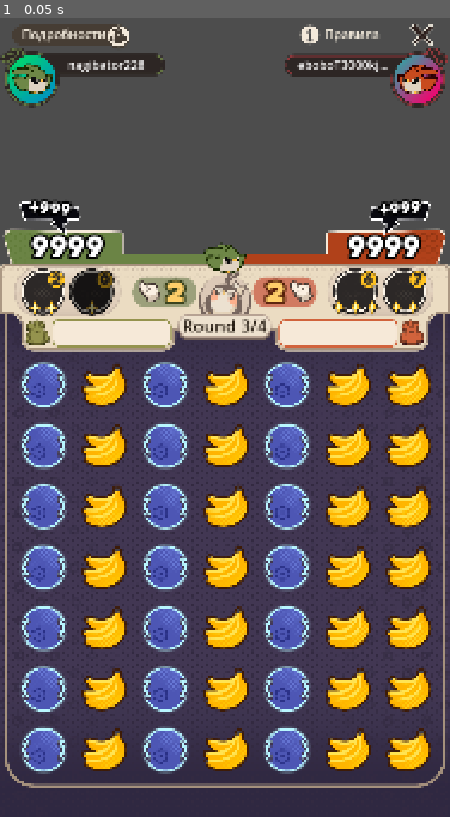
Above: before the commit, frame 1.
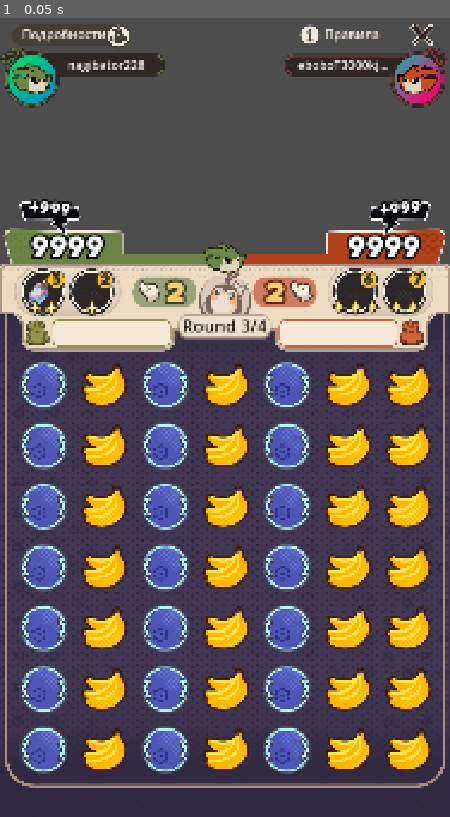
Above: after the commit, the same moment.

Repository: kakachaDev/origami-battle-godot
Game: Godot game, scene res://Assets/Scenes/game.tscn
Two runs of this game, one before a commit and one after it. Both use one fixed random seed, a clock stepped at 60 frames per second and the inputs below. The project has no main scene, so this scene is started directly.
Inputs:
- Up to frame 1 (0.05 s): no input

The runs differ from the first frame. In frame 1, 0.3% of the frame differs, in the area x 6-25%, y 31-38%.

Commit message:
small updates

Diff:
--- a/Assets/Prefabs/ActiveSkillBase.tscn
+++ b/Assets/Prefabs/ActiveSkillBase.tscn
@@ -1,19 +1,20 @@
-[gd_scene format=3 uid="uid://cactivskbase1"]
+[gd_scene format=3 uid="uid://8nhbmbocunoe"]
 
-[ext_resource type="Script" path="res://Assets/Scripts/ActiveSkillBase.gd" id="1_script"]
+[ext_resource type="Script" uid="uid://cmq0goao3euoa" path="res://Assets/Scripts/ActiveSkillBase.gd" id="1_script"]
 [ext_resource type="Texture2D" uid="uid://c2ubop4yuc304" path="res://Assets/Sprites/Skills/Active_butt.png" id="2_butt"]
 [ext_resource type="Texture2D" uid="uid://bt6hahpwfyy4f" path="res://Assets/Sprites/Skills/STAR.png" id="3_star"]
 [ext_resource type="Texture2D" uid="uid://dgki6jwcxnta4" path="res://Assets/Sprites/Skills/Quantity.png" id="4_qty"]
 [ext_resource type="FontFile" uid="uid://ccwwltsq0oe2h" path="res://Assets/Fonts/Original/Chicoree Em. Bold.otf" id="5_font"]
 
-[node name="ActiveSkillBase" type="TextureButton"]
+[node name="ActiveSkillBase" type="TextureButton" unique_id=2028963169]
 offset_right = 110.0
 offset_bottom = 110.0
 pivot_offset_ratio = Vector2(0.5, 0.5)
 texture_normal = ExtResource("2_butt")
 script = ExtResource("1_script")
+count = 2
 
-[node name="Icon" type="TextureRect" parent="."]
+[node name="Icon" type="TextureRect" parent="." unique_id=2126571018]
 layout_mode = 1
 anchors_preset = 8
 anchor_left = 0.5
@@ -26,8 +27,9 @@
 offset_bottom = 33.5
 grow_horizontal = 2
 grow_vertical = 2
+stretch_mode = 2
 
-[node name="Rank" type="HBoxContainer" parent="."]
+[node name="Rank" type="HBoxContainer" parent="." unique_id=458743351]
 layout_mode = 1
 anchors_preset = 8
 anchor_left = 0.5
@@ -42,19 +44,21 @@
 grow_vertical = 2
 alignment = 1
 
-[node name="Star1" type="TextureRect" parent="Rank"]
+[node name="Star1" type="TextureRect" parent="Rank" unique_id=1033438441]
 layout_mode = 2
 texture = ExtResource("3_star")
 
-[node name="Star2" type="TextureRect" parent="Rank"]
+[node name="Star2" type="TextureRect" parent="Rank" unique_id=390904829]
+visible = false
 layout_mode = 2
 texture = ExtResource("3_star")
 
-[node name="Star3" type="TextureRect" parent="Rank"]
+[node name="Star3" type="TextureRect" parent="Rank" unique_id=1226168684]
+visible = false
 layout_mode = 2
 texture = ExtResource("3_star")
 
-[node name="Count" type="TextureRect" parent="."]
+[node name="Count" type="TextureRect" parent="." unique_id=186911842]
 layout_mode = 1
 anchors_preset = 8
 anchor_left = 0.5
@@ -69,7 +73,7 @@
 grow_vertical = 2
 texture = ExtResource("4_qty")
 
-[node name="Text" type="Label" parent="Count"]
+[node name="Text" type="Label" parent="Count" unique_id=963952177]
 layout_mode = 1
 anchors_preset = 8
 anchor_left = 0.5
@@ -85,6 +89,6 @@
 theme_override_colors/font_color = Color(0.18431373, 0.17254902, 0.16862746, 1)
 theme_override_fonts/font = ExtResource("5_font")
 theme_override_font_sizes/font_size = 36
-text = "0"
+text = "2"
 horizontal_alignment = 1
 vertical_alignment = 1
--- a/Assets/Prefabs/PassiveStack.tscn
+++ b/Assets/Prefabs/PassiveStack.tscn
@@ -1,8 +1,14 @@
-[gd_scene format=3 uid="uid://cpassstack01a"]
+[gd_scene format=3 uid="uid://d1s64dis7nal5"]
 
-[ext_resource type="Script" path="res://Assets/Scripts/PassiveStack.gd" id="1_script"]
+[ext_resource type="Script" uid="uid://cibcs8a3g4h8i" path="res://Assets/Scripts/PassiveStack.gd" id="1_script"]
 
-[node name="PassiveStack" type="Control"]
+[node name="PassiveStack" type="Control" unique_id=2062779345]
+layout_mode = 3
+anchors_preset = 0
 offset_right = 280.0
 offset_bottom = 52.0
 script = ExtResource("1_script")
+max_count = 8
+current_count = 2
+icon_size = 51.0
+max_spacing = 35.0
--- a/Assets/Scenes/game.tscn
+++ b/Assets/Scenes/game.tscn
@@ -11,21 +11,14 @@
 [ext_resource type="Texture2D" uid="uid://3tk14n41m3lg" path="res://Assets/Sprites/Hotbar/SCORE_BIRD_RED.png" id="9_kvw2h"]
 [ext_resource type="Texture2D" uid="uid://cm70jpujus14k" path="res://Assets/Sprites/Hotbar/HOTBAR.png" id="10_dm1m1"]
 [ext_resource type="FontFile" uid="uid://ccwwltsq0oe2h" path="res://Assets/Fonts/Original/Chicoree Em. Bold.otf" id="11_8lgte"]
-[ext_resource type="PackedScene" uid="uid://cpassstack01a" path="res://Assets/Prefabs/PassiveStack.tscn" id="12_pssv1"]
-[ext_resource type="Resource" uid="uid://dpassred0001a" path="res://Assets/Resources/PassiveStacks/Red.tres" id="13_red01"]
-[ext_resource type="Resource" uid="uid://dpassgreen01a" path="res://Assets/Resources/PassiveStacks/Green.tres" id="14_grn01"]
+[ext_resource type="PackedScene" uid="uid://d1s64dis7nal5" path="res://Assets/Prefabs/PassiveStack.tscn" id="12_pssv1"]
 [ext_resource type="Texture2D" uid="uid://vkdn0oa364pa" path="res://Assets/Sprites/Hotbar/+SCORE.png" id="16_4cxsk"]
-[ext_resource type="Texture2D" uid="uid://c2ubop4yuc304" path="res://Assets/Sprites/Skills/Active_butt.png" id="17_8lgte"]
-[ext_resource type="Texture2D" uid="uid://b0monntq2ijma" path="res://Assets/Sprites/Skills/SkillIcons/Cube.png" id="18_cm1bx"]
-[ext_resource type="Texture2D" uid="uid://bt6hahpwfyy4f" path="res://Assets/Sprites/Skills/STAR.png" id="19_1iytr"]
-[ext_resource type="Texture2D" uid="uid://dgki6jwcxnta4" path="res://Assets/Sprites/Skills/Quantity.png" id="20_wh2ge"]
-[ext_resource type="Texture2D" uid="uid://1f6chxldo56n" path="res://Assets/Sprites/Skills/SkillIcons/Lube.png" id="21_eca7d"]
-[ext_resource type="Texture2D" uid="uid://dk1osimvxvc2i" path="res://Assets/Sprites/Skills/SkillIcons/Hand.png" id="22_4cxsk"]
-[ext_resource type="Texture2D" uid="uid://lrlmgag4xscw" path="res://Assets/Sprites/Skills/SkillIcons/Baloon.png" id="23_1umtg"]
+[ext_resource type="Texture2D" uid="uid://c32opqsx2gnv6" path="res://Assets/Sprites/Skills/SkillIcons/Botle.png" id="19_dri85"]
+[ext_resource type="Script" uid="uid://b8245uf57ffhp" path="res://Assets/Scripts/SkillData.gd" id="20_ui87a"]
 [ext_resource type="Texture2D" uid="uid://dik5gv8wn81uu" path="res://Assets/Sprites/Gems/Blue_bomb.png" id="24_mcygk"]
 [ext_resource type="Texture2D" uid="uid://cur5e5o0768fx" path="res://Assets/Sprites/Gems/Bomb_LeftRight.png" id="25_1v65n"]
 [ext_resource type="Texture2D" uid="uid://wxul8g6hsc2v" path="res://Assets/Sprites/Gems/Banana_base.png" id="26_qudcs"]
-[ext_resource type="PackedScene" uid="uid://cactivskbase1" path="res://Assets/Prefabs/ActiveSkillBase.tscn" id="27_absk1"]
+[ext_resource type="PackedScene" uid="uid://8nhbmbocunoe" path="res://Assets/Prefabs/ActiveSkillBase.tscn" id="27_absk1"]
 [ext_resource type="PackedScene" uid="uid://cscoreline001" path="res://Assets/Prefabs/ScoreLine.tscn" id="28_scln1"]
 
 [sub_resource type="StyleBoxFlat" id="StyleBoxFlat_1umtg"]
@@ -52,6 +45,13 @@
 gradient = SubResource("Gradient_qudcs")
 fill_from = Vector2(0.9427083, 0.9357639)
 fill_to = Vector2(0, 0)
+
+[sub_resource type="Resource" id="Resource_gvrie"]
+script = ExtResource("20_ui87a")
+skill_name = "asdasd"
+description = "sada"
+icon = ExtResource("19_dri85")
+metadata/_custom_type_script = "uid://b8245uf57ffhp"
 
 [node name="Game" type="Control" unique_id=1685284791]
 custom_minimum_size = Vector2(1080, 1920)
@@ -2369,35 +2369,35 @@
 horizontal_alignment = 1
 vertical_alignment = 1
 
-[node name="L_PassiveStack" parent="HotBar" instance=ExtResource("12_pssv1")]
-layout_mode = 1
+[node name="L_PassiveStack" parent="HotBar" unique_id=1057296643 instance=ExtResource("12_pssv1")]
+layout_mode = 1
+anchors_preset = -1
 anchor_left = 0.24800001
 anchor_top = 0.76100004
 anchor_right = 0.24800001
 anchor_bottom = 0.76100004
-offset_left = -139.84003
+offset_left = -127.84003
 offset_top = -26.041016
-offset_right = 140.15997
+offset_right = 128.15997
 offset_bottom = 25.958984
 grow_vertical = 0
-stack_data = ExtResource("13_red01")
-max_count = 7
+max_count = 3
 current_count = 3
-
-[node name="R_PassiveStack" parent="HotBar" instance=ExtResource("12_pssv1")]
-layout_mode = 1
+max_spacing = 16.0
+
+[node name="R_PassiveStack" parent="HotBar" unique_id=21262380 instance=ExtResource("12_pssv1")]
+layout_mode = 1
+anchors_preset = -1
 anchor_left = 0.75100005
 anchor_top = 0.76100004
 anchor_right = 0.75100005
 anchor_bottom = 0.76100004
-offset_left = -140.08008
+offset_left = -122.08008
 offset_top = -26.041016
-offset_right = 139.91992
+offset_right = 121.91992
 offset_bottom = 25.958984
 grow_horizontal = 0
 grow_vertical = 0
-stack_data = ExtResource("14_grn01")
-max_count = 7
 current_count = 5
 
 [node name="L_AddScore" type="TextureRect" parent="HotBar" unique_id=272467169]
@@ -2479,7 +2479,7 @@
 horizontal_alignment = 1
 vertical_alignment = 1
 
-[node name="ScoreLine" parent="HotBar" instance=ExtResource("28_scln1")]
+[node name="ScoreLine" parent="HotBar" unique_id=1055300626 instance=ExtResource("28_scln1")]
 layout_mode = 1
 anchor_left = 0.5
 anchor_top = 0.38900003
@@ -2511,13 +2511,13 @@
 offset_bottom = 110.0
 pivot_offset_ratio = Vector2(0.5, 0.5)
 
-[node name="ActiveSkillBase" parent="HotBar/L_ActiveSkillSlots/Slot1" instance=ExtResource("27_absk1")]
+[node name="ActiveSkillBase" parent="HotBar/L_ActiveSkillSlots/Slot1" unique_id=693602546 instance=ExtResource("27_absk1")]
+modulate = Color(1, 1, 1, 1)
 layout_mode = 0
-offset_right = 110.0
-offset_bottom = 110.0
-pivot_offset_ratio = Vector2(0.5, 0.5)
+disabled = false
+skill_data = SubResource("Resource_gvrie")
 rank = 2
-count = 2
+count = 3
 
 [node name="Slot2" type="Control" parent="HotBar/L_ActiveSkillSlots" unique_id=1333813652]
 anchors_preset = 0
@@ -2526,13 +2526,8 @@
 offset_bottom = 110.0
 pivot_offset_ratio = Vector2(0.5, 0.5)
 
-[node name="ActiveSkillBase" parent="HotBar/L_ActiveSkillSlots/Slot2" instance=ExtResource("27_absk1")]
+[node name="ActiveSkillBase" parent="HotBar/L_ActiveSkillSlots/Slot2" unique_id=1081464258 instance=ExtResource("27_absk1")]
 layout_mode = 0
-offset_right = 110.0
-offset_bottom = 110.0
-pivot_offset_ratio = Vector2(0.5, 0.5)
-rank = 1
-count = 0
 
 [node name="R_ActiveSkillSlots" type="Control" parent="HotBar" unique_id=654686569]
 layout_mode = 1
@@ -2554,11 +2549,10 @@
 offset_bottom = 110.0
 pivot_offset_ratio = Vector2(0.5, 0.5)
 
-[node name="ActiveSkillBase" parent="HotBar/R_ActiveSkillSlots/Slot1" instance=ExtResource("27_absk1")]
+[node name="ActiveSkillBase" parent="HotBar/R_ActiveSkillSlots/Slot1" unique_id=821074160 instance=ExtResource("27_absk1")]
+modulate = Color(1, 1, 1, 1)
 layout_mode = 0
-offset_right = 110.0
-offset_bottom = 110.0
-pivot_offset_ratio = Vector2(0.5, 0.5)
+disabled = false
 rank = 2
 count = 7
 
@@ -2568,10 +2562,9 @@
 offset_bottom = 110.0
 pivot_offset_ratio = Vector2(0.5, 0.5)
 
-[node name="ActiveSkillBase" parent="HotBar/R_ActiveSkillSlots/Slot2" instance=ExtResource("27_absk1")]
+[node name="ActiveSkillBase" parent="HotBar/R_ActiveSkillSlots/Slot2" unique_id=2037937837 instance=ExtResource("27_absk1")]
+modulate = Color(1, 1, 1, 1)
 layout_mode = 0
-offset_right = 110.0
-offset_bottom = 110.0
-pivot_offset_ratio = Vector2(0.5, 0.5)
+disabled = false
 rank = 3
 count = 6
Not shown, added: Assets/Scripts/ActiveSkillBase.gd.uid
Not shown, added: Assets/Scripts/PassiveStack.gd.uid
Not shown, added: Assets/Scripts/PassiveStackData.gd.uid
Not shown, added: Assets/Scripts/ScoreLine.gd.uid
Not shown, added: Assets/Scripts/SkillData.gd.uid
